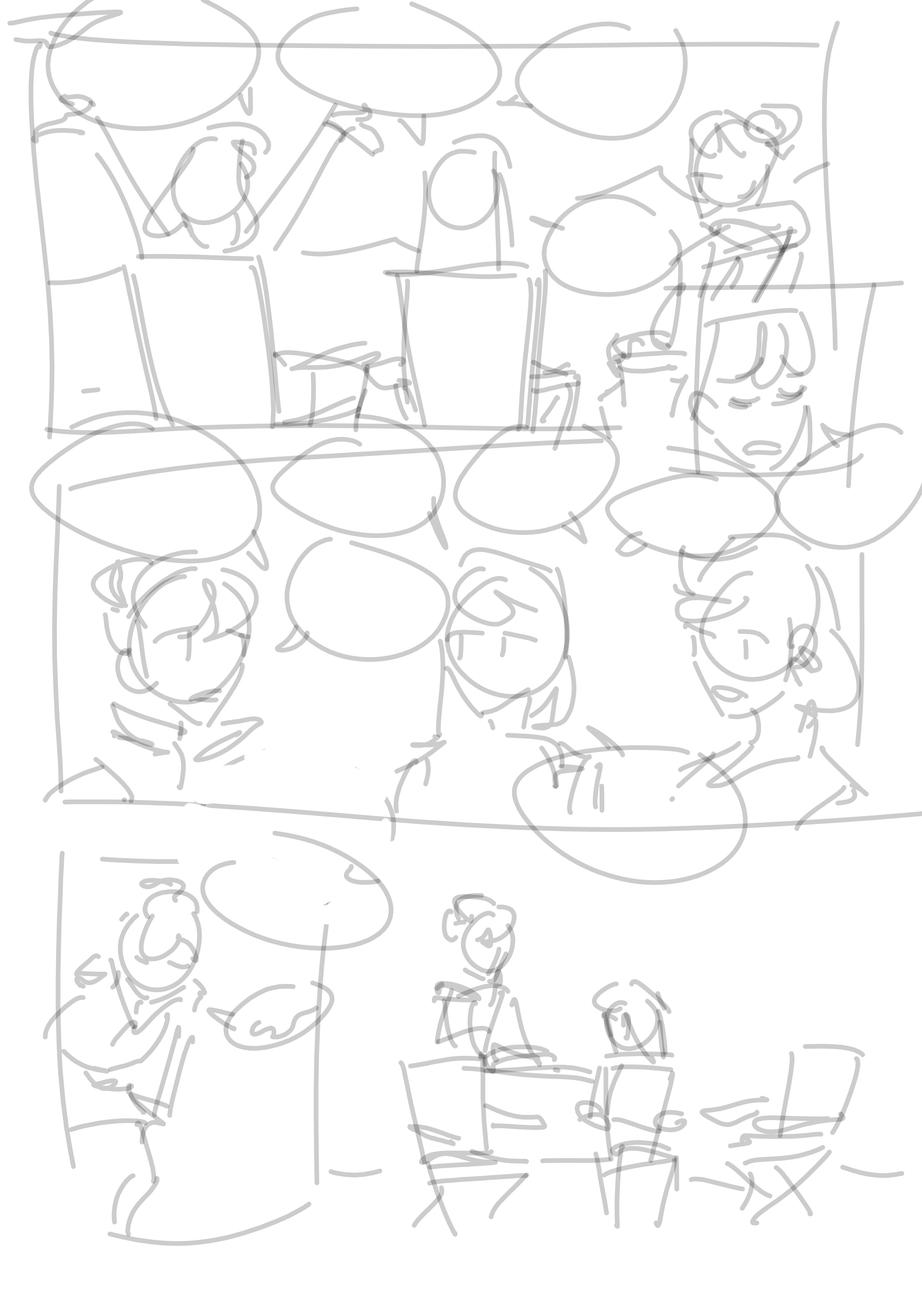
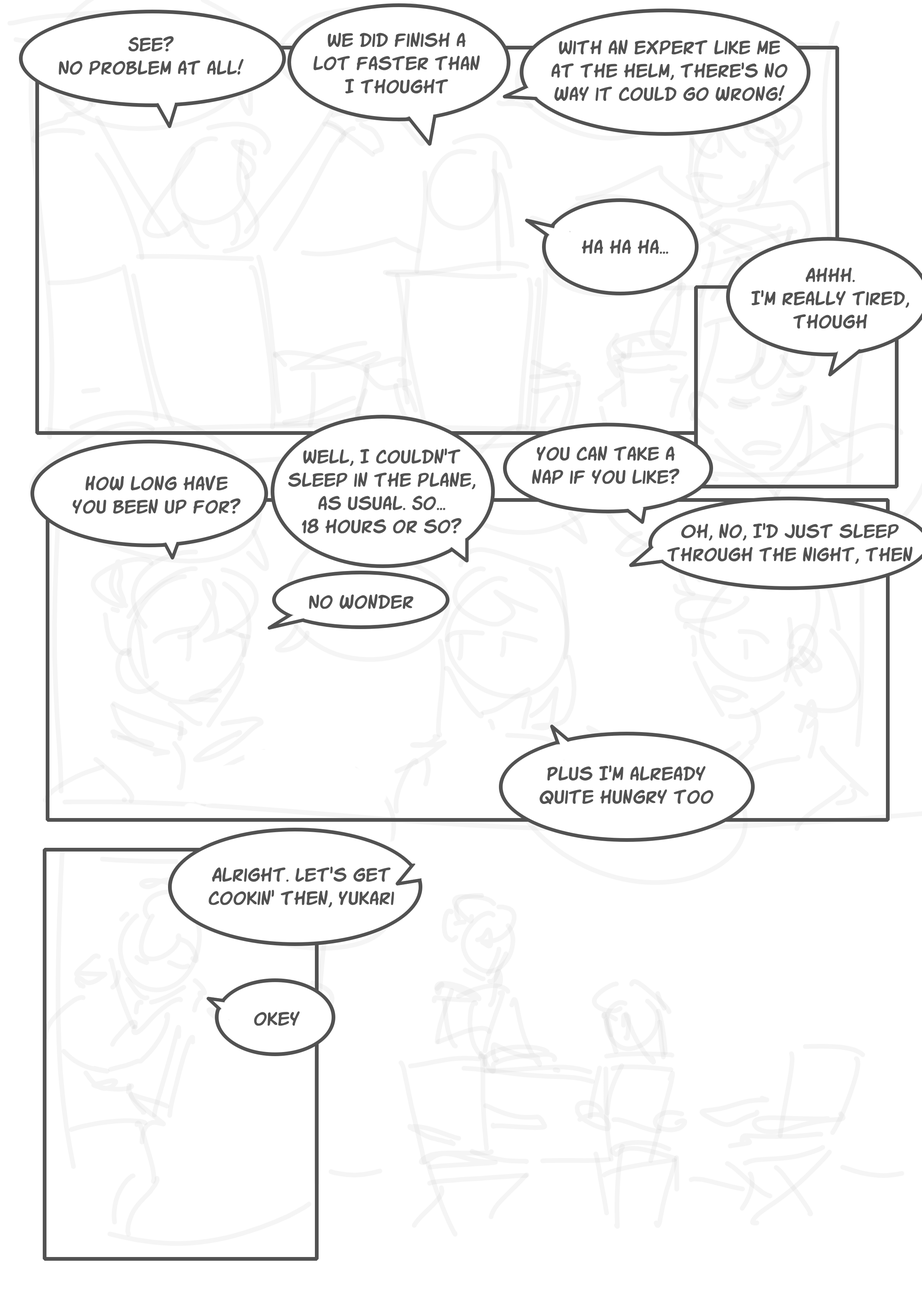
Comparing the layer stacks of the two 922×1305 images. Changes:
added layer "Paint Layer 4" above "Vector Layer 2" over (95, 47, 905, 1048)
added layer "Vector Layer 3" above "Background" over (23, 23, 905, 1261)
"Background": opacity 100% → 20%, painted on it over (7, 0, 922, 1261)
